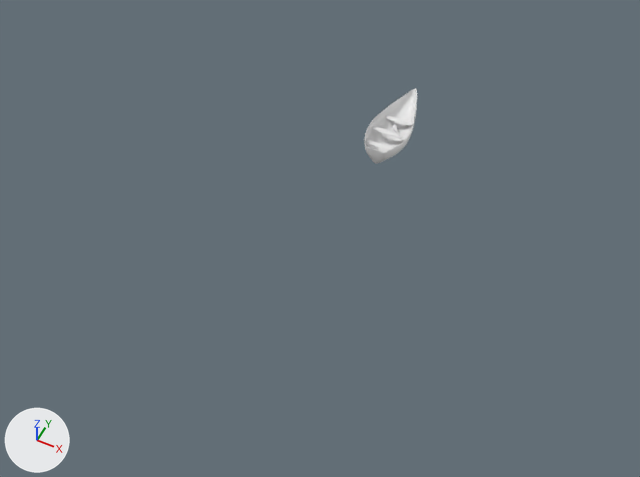
A saved change to the Blender file МИКИ/лаб8.blend.
One viewpoint serves both versions: a camera (50 mm lens) standing at (4.9, -28.6, 29.1) and looking at (-7.1, -4.7, -0.8). The lights are fixed; the arrows at lower left show +X, +Y and +Z.

In view in the first picture: 'Лодка каркас.002'.
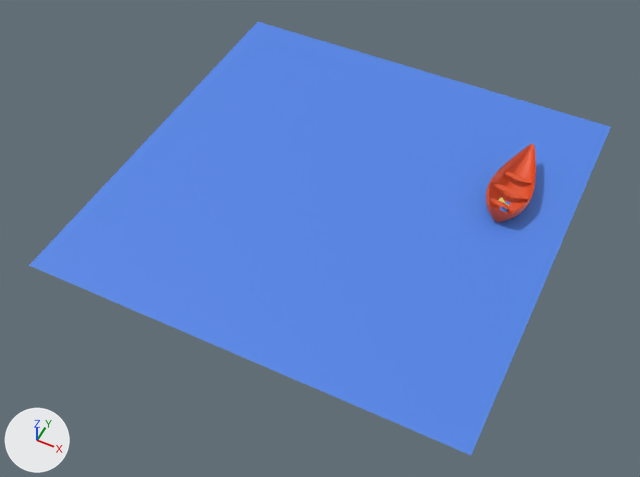
Pixel boxes [x1, y1, x2, y2] of what changed, in the pictures (640 x 477 px):
'Plane', added (blue): after [29, 22, 611, 455]
'Лодка каркас.002', recoloured, moved, turned: before [364, 88, 417, 163]; after [486, 144, 536, 222]

Edits to the bpy script that builds the scene:
```text
Add mat_material_001:
    mat_material_001 = principled_material('Material.001')
    mat_material_001.base_color = (0.801, 0.0952, 0.0225)  # orange #e75729
Add mat_material_003:
    mat_material_003 = principled_material('Material.003')
    mat_material_003.base_color = (0.084, 0.236, 0.8)  # blue #5285e7
Change me_сфера_004:
    where me_сфера_004.from_pydata(...)  # 2278 vertices, 2276 faces; spans x -0.99..0.99, y -1.37..3.32, z 0.11..1.23
    add me_сфера_004.materials.append(mat_material_001)  # orange #e75729
Add me_plane:
    me_plane.from_pydata([(-1.0, -1.0, 0.0), (1.0, -1.0, 0.0), (-1.0, 1.0, 0.0), (1.0, 1.0, 0.0)], [], [(0, 1, 3, 2)])
    me_plane.materials.append(mat_material_003)  # blue #5285e7
Change ob_лодка_каркас_002:
    ob_лодка_каркас_002.location: (-6.02, 0.0, 2.48) -> (-0.07, 0.21, 1.18)
    ob_лодка_каркас_002.rotation_euler: (0.0, 3.142, 0.0) -> (0.0, 3.228, 0.0)  # degrees (0, 180, 0) -> degrees (0, 185, 0)
Add ob_plane:
    ob_plane = bpy.data.objects.new('Plane', me_plane)
    ob_plane.location = (-7.2, -2.32, 0.0)
    ob_plane.scale = (10.0, 10.0, 1.0)
```
